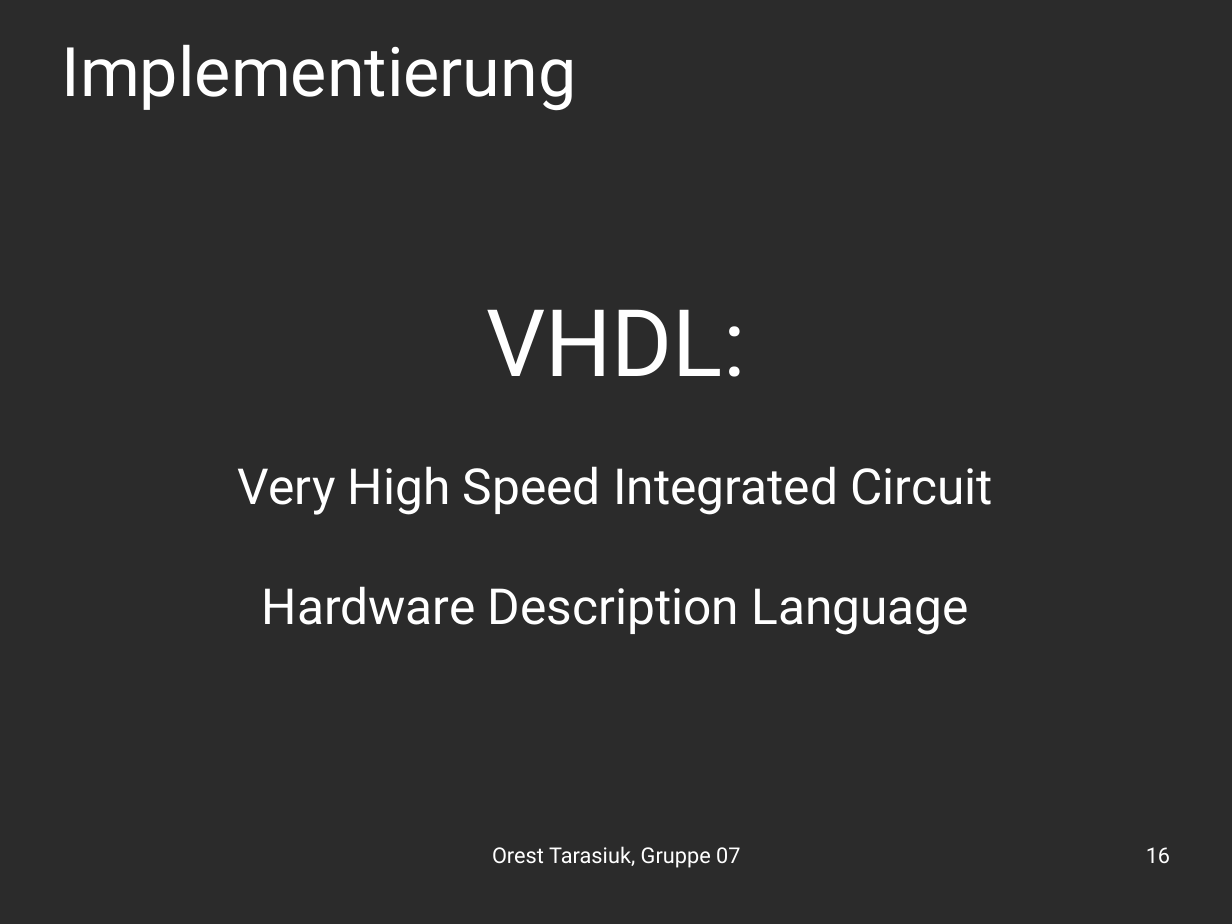
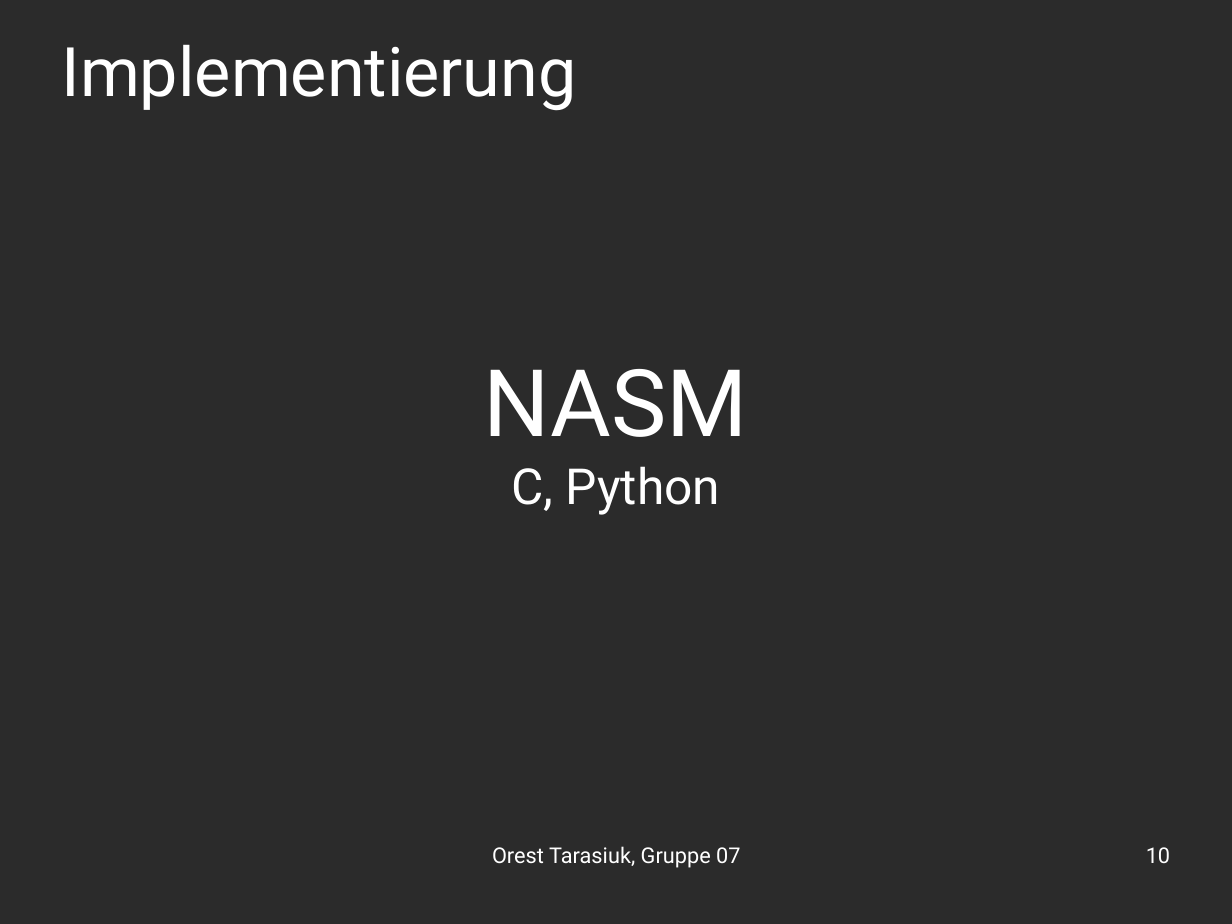
Before and after one commit to OrestTa/etip, a slide deck: slide 10 of Projekt2/Vortrag/vortrag2.odp (slide 16 before the commit). Drawn at 1232x924 pixels with LibreOffice and Linux fonts; fonts in the diff are those of the drawing; background and template pictures are left out; a plain dark background stands for a picture behind light text. Boxes give left, top, right and bottom in pixels: in the first picture for what was removed or moved away, otherwise in the second. Text is boxed around its words. In the diff, an @@ line names an element or a change of style, - is before the commit and + after.

```diff
--- a/Projekt2/Vortrag/vortrag2.odp
+++ b/Projekt2/Vortrag/vortrag2.odp
@@ subtitle at [484,369,748,515]: text changed @@
-VHDL:
-Very High Speed Integrated Circuit
-Hardware Description Language
+NASM
+C, Python
@@ page number at [1146,847,1170,863]: text changed @@
-16
+10
```
Also in this commit, not shown: 3 other slides changed, 8 slides added, 16 slides removed.
